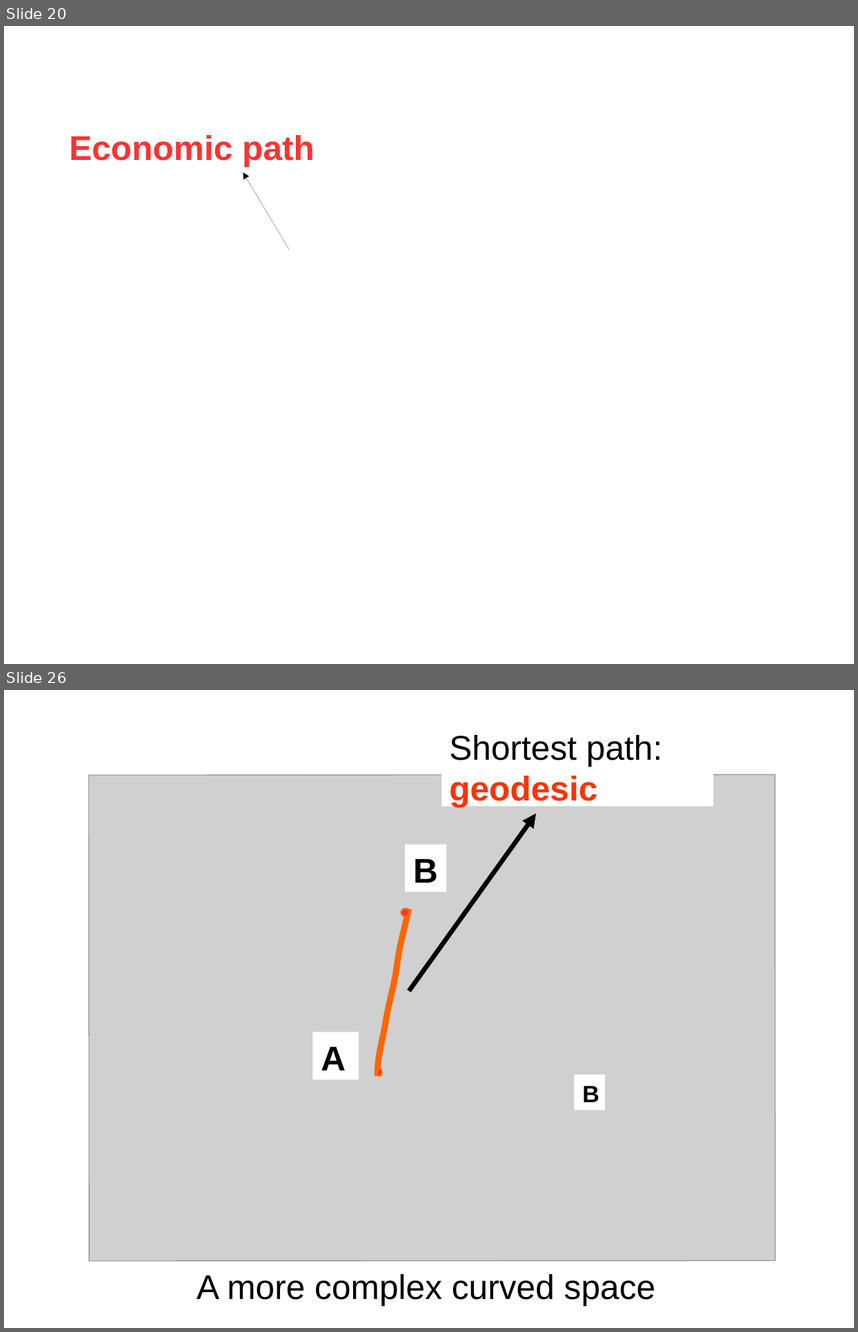
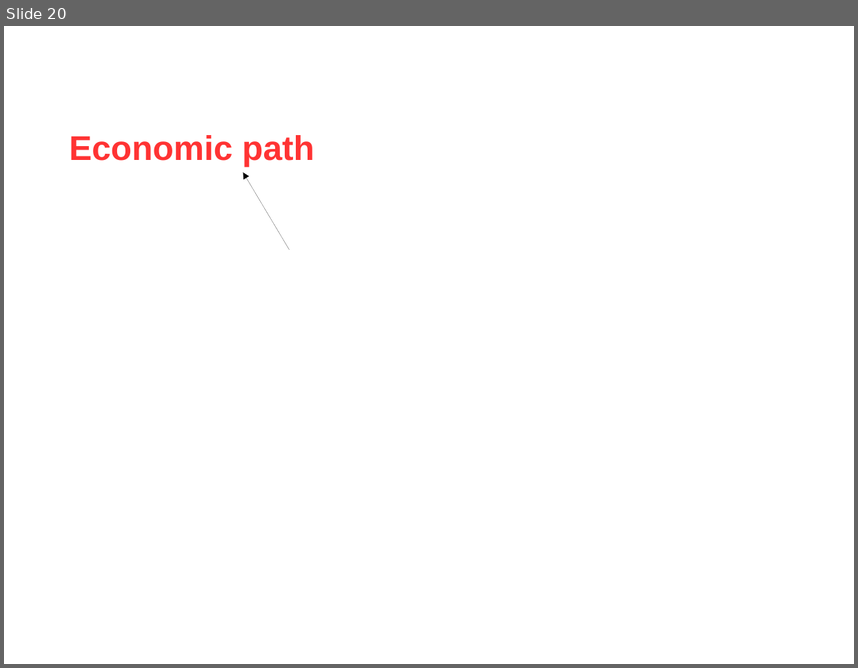
Before and after one commit to babakopti/opti-trade, a slide deck: presentations/initial-presentation.odp. Shown one above the other, each under a label of ours: slides 20 and 26 before the commit, slide 20 after it; the slides between them are not shown. The pictures are 858x1332 and 858x668 pixels, drawn with LibreOffice and Linux fonts; fonts in the diff are those of the drawing; grey boxes stand for pictures; background and template pictures are left out. Boxes give left, top, right and bottom in pixels: in the first picture for what was removed or moved away, otherwise in the second. Text is boxed around its words. In the diff, an @@ line names an element or a change of style, - is before the commit and + after.

```diff
--- a/presentations/initial-presentation.odp
+++ b/presentations/initial-presentation.odp
@@ slide 26 removed at (4,690,854,1328), background #FFFFFF @@
@@ rectangle removed at (442,722,714,807) @@
-Shortest path: geodesic
@@ picture removed at (89,775,775,1261) @@
@@ arrow removed from (409, 991) to (536, 814) @@
@@ rectangle removed at (405,845,447,892) @@
-B
@@ freeform shape removed at (377,908,409,1076) @@
@@ ellipse removed at (401,908,409,916) @@
@@ rectangle removed at (312,1032,359,1080) @@
-A
@@ ellipse removed at (377,1068,382,1076) @@
@@ rectangle removed at (575,1074,606,1110) @@
-B
@@ text removed at (197,1274,656,1305) @@
-A more complex curved space
```
Also in this commit, not shown: 37 slides changed, 1 other file.
